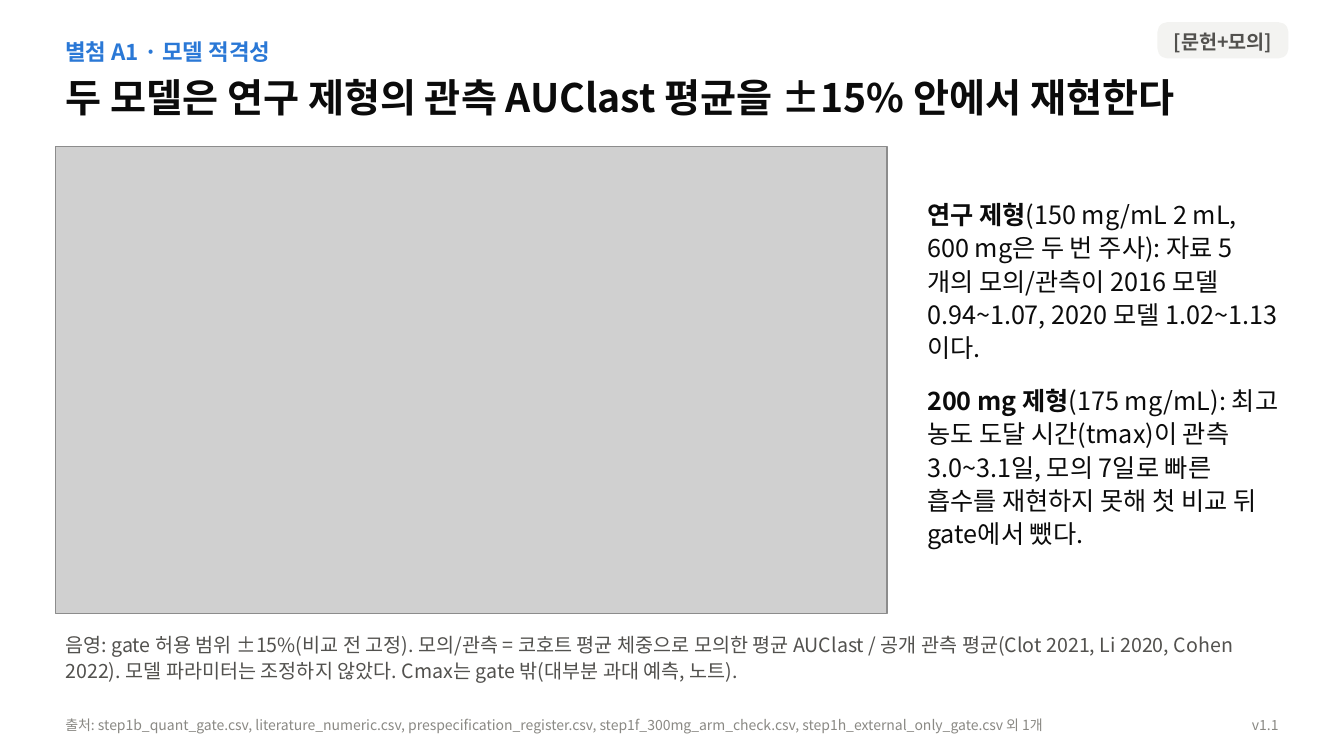
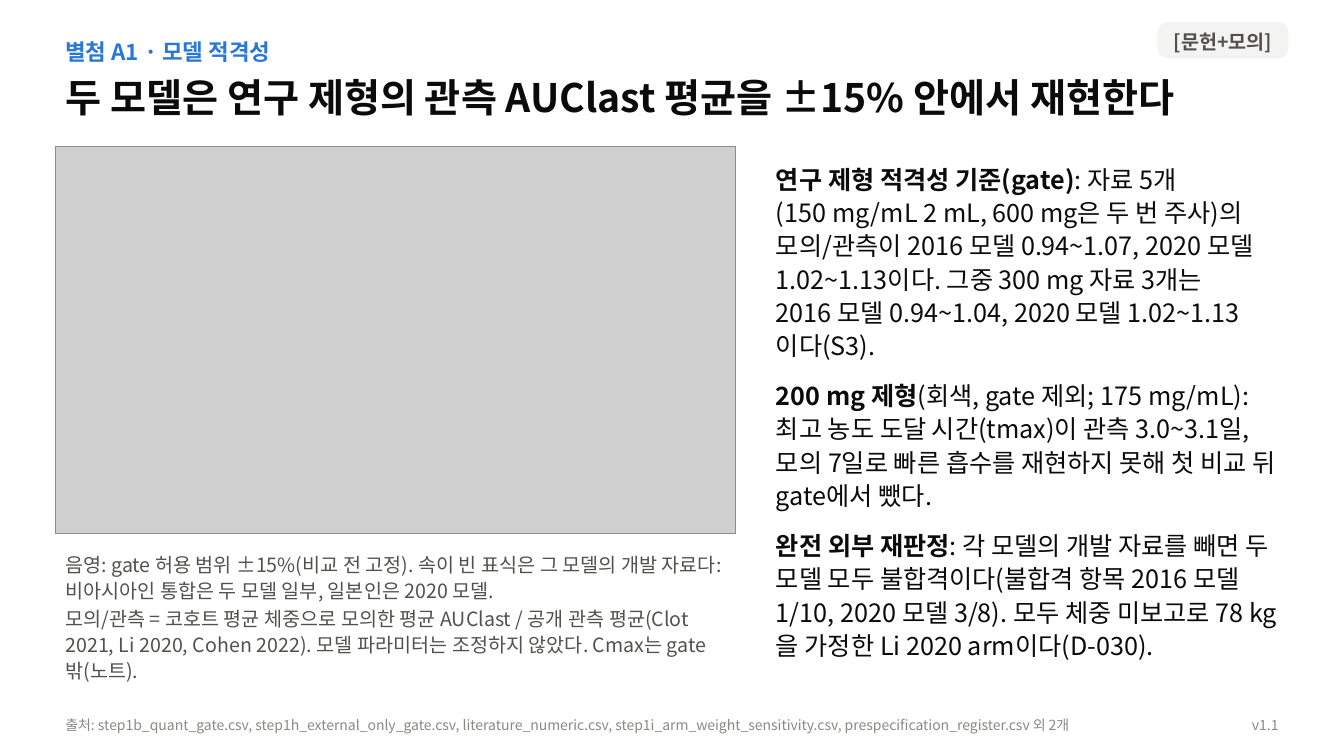
Before and after one commit to DHKQSP/dupilumab-sim, a slide deck: slide 11 of reports/deck/dupilumab_AUCinf_core_deck_v1.1.pptx. Drawn at 1344x756 pixels with LibreOffice and Linux fonts; fonts in the diff are those of the drawing; grey boxes stand for pictures. Boxes give left, top, right and bottom in pixels: in the first picture for what was removed or moved away, otherwise in the second. Text is boxed around its words. In the diff, an @@ line names an element or a change of style, - is before the commit and + after.

```diff
--- a/reports/deck/dupilumab_AUCinf_core_deck_v1.1.pptx
+++ b/reports/deck/dupilumab_AUCinf_core_deck_v1.1.pptx
@@ picture: place and size @@
-picture at [55,146,887,614]
+picture at [55,146,736,533]
@@ text at [776,167,1275,660]: text changed @@
-연구 제형(150 mg/mL 2 mL, 600 mg은 두 번 주사): 자료 5개의 모의/관측이 2016 모델 0.94~1.07, 2020 모델 1.02~1.13이다.
-200 mg 제형(175 mg/mL): 최고 농도 도달 시간(tmax)이 관측 3.0~3.1일, 모의 7일로 빠른 흡수를 재현하지 못해 첫 비교 뒤 gate에서 뺐다.
+연구 제형 적격성 기준(gate): 자료 5개(150 mg/mL 2 mL, 600 mg은 두 번 주사)의 모의/관측이 2016 모델 0.94~1.07, 2020 모델 1.02~1.13이다. 그중 300 mg 자료 3개는 2016 모델 0.94~1.04, 2020 모델 1.02~1.13이다(S3).
+200 mg 제형(회색, gate 제외; 175 mg/mL): 최고 농도 도달 시간(tmax)이 관측 3.0~3.1일, 모의 7일로 빠른 흡수를 재현하지 못해 첫 비교 뒤 gate에서 뺐다.
+완전 외부 재판정: 각 모델의 개발 자료를 빼면 두 모델 모두 불합격이다(불합격 항목 2016 모델 1/10, 2020 모델 3/8). 모두 체중 미보고로 78 kg을 가정한 Li 2020 arm이다(D-030).
@@ text at [65,556,722,682]: text changed @@
-음영: gate 허용 범위 ±15%(비교 전 고정). 모의/관측 = 코호트 평균 체중으로 모의한 평균 AUClast / 공개 관측 평균(Clot 2021, Li 2020, Cohen 2022). 모델 파라미터는 조정하지 않았다. Cmax는 gate 밖(대부분 과대 예측, 노트).
+음영: gate 허용 범위 ±15%(비교 전 고정). 속이 빈 표식은 그 모델의 개발 자료다: 비아시아인 통합은 두 모델 일부, 일본인은 2020 모델.
+모의/관측 = 코호트 평균 체중으로 모의한 평균 AUClast / 공개 관측 평균(Clot 2021, Li 2020, Cohen 2022). 모델 파라미터는 조정하지 않았다. Cmax는 gate 밖(노트).
@@ text at [65,718,1070,734]: text changed @@
-출처: step1b_quant_gate.csv, literature_numeric.csv, prespecification_register.csv, step1f_300mg_arm_check.csv, step1h_external_only_gate.csv 외 1개
+출처: step1b_quant_gate.csv, step1h_external_only_gate.csv, literature_numeric.csv, step1i_arm_weight_sensitivity.csv, prespecification_register.csv 외 2개
```
Also in this commit, not shown: 25 other slides changed, 14 other files.
